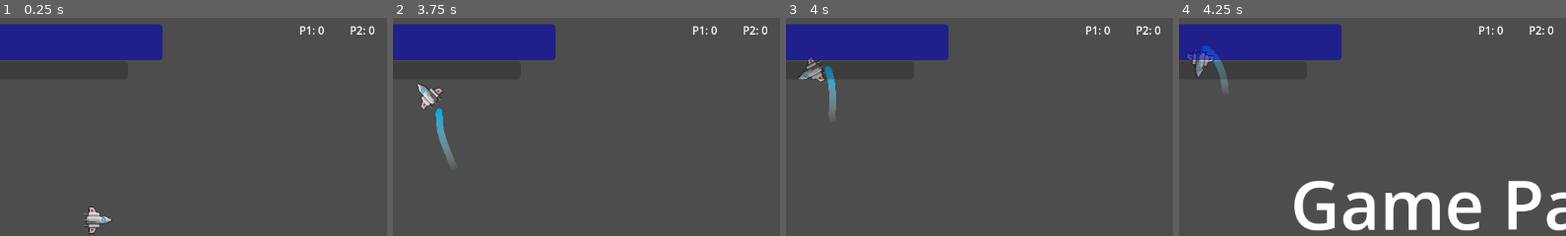
Above: before the commit, frames 1-4 (left to right).
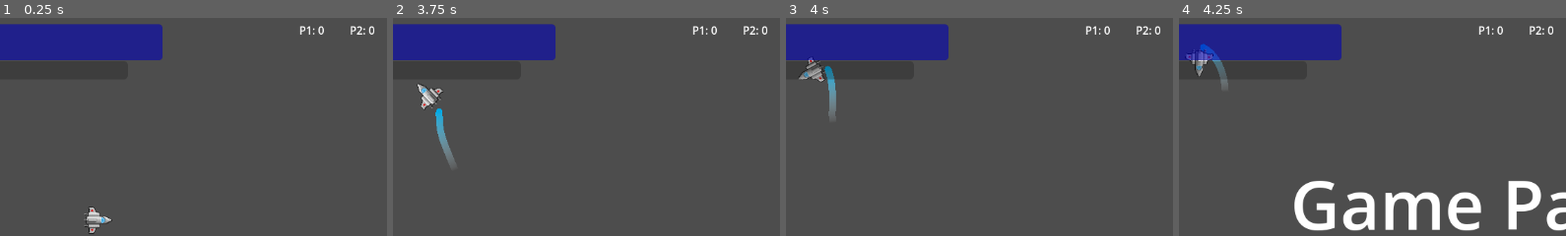
Above: after the commit, the same moments.

Repository: GreatSandwiches/Orbital-Obliteration
Game: Godot game, scene res://Scenes/level.tscn
The game is run twice, just before and just after one commit, with the same random seed, the same clock (stepped at 60 frames per second) and the same inputs.
Inputs:
- Up to frame 1 (0.25 s): no input
- Up to frame 2 (3.75 s): hold Right (ui_right) 0.53-1.28 s; hold Left (ui_left) 1.28-2.03 s; hold Right (ui_right) 2.03-2.78 s; hold Up (ui_up) 2.78-3.53 s; hold Left (ui_left) from 3.53 s (still down)
- Up to frame 3 (4 s): keep holding Left (ui_left)
- Up to frame 4 (4.25 s): keep holding Left (ui_left); tap Escape (ui_cancel) at 4.15 s
The pictures show only the part of the screen within x 8-58%, y 0-50%; the shares and areas given below are measured in that part.

Frames 1-3 are identical in both runs. In frame 4, 0.2% of the frame differs, in the area x 2-10%, y 11-28%.

Commit message:
Adding pause functionality :)

Diff:
--- a/Scenes/level.tscn
+++ b/Scenes/level.tscn
@@ -7,6 +7,7 @@
 [ext_resource type="PackedScene" uid="uid://xwfny7na0w5h" path="res://Scenes/p2_trail.tscn" id="5_vrpef"]
 [ext_resource type="Shader" path="res://Scenes/level.gdshader" id="6_2dmde"]
 [ext_resource type="PackedScene" uid="uid://d2sr2tferkxir" path="res://Scenes/pausemenu.tscn" id="7_jbmpc"]
+[ext_resource type="Script" path="res://Scripts/Pause.gd" id="7_jsaq6"]
 
 [sub_resource type="ShaderMaterial" id="ShaderMaterial_dhv0k"]
 shader = ExtResource("6_2dmde")
@@ -105,5 +106,9 @@
 max_value = 10.0
 show_percentage = false
 
-[node name="PauseMenu" parent="." instance=ExtResource("7_jbmpc")]
+[node name="Pause" type="Node2D" parent="."]
+process_mode = 3
+script = ExtResource("7_jsaq6")
+
+[node name="PauseMenu" parent="Pause" instance=ExtResource("7_jbmpc")]
 visible = false
--- /dev/null
+++ b/Scripts/Pause.gd
@@ -0,0 +1,28 @@
+extends Node2D
+
+var paused = false
+
+
+
+
+
+# Called when the node enters the scene tree for the first time.
+func _ready():
+	$PauseMenu.hide()
+
+
+# Called every frame. 'delta' is the elapsed time since the previous frame.
+func _process(delta):
+
+	#Pause detection
+	if Input.is_action_just_pressed("ui_cancel"):
+		if paused == false:
+			print("paused")
+			paused = true
+			get_tree().paused = true
+			$PauseMenu.show()
+		else:
+			get_tree().paused = false
+			print("unpaused")
+			paused = false
+			$PauseMenu.hide()
--- a/Scripts/level.gd
+++ b/Scripts/level.gd
@@ -5,7 +5,7 @@
 var paused = false
 
 func _ready():
-	$PauseMenu.hide()
+
 	CameraLimits.set_limits(camera.limit_left, camera.limit_right, camera.limit_top, camera.limit_bottom)
 
 func _process(delta):
@@ -18,17 +18,3 @@
 
 	if global.p1_score == 3 or global.p2_score == 3:
 		get_tree().change_scene_to_file("res://Scenes/end_screen.tscn")
-
-
-
-	if Input.is_action_pressed("ui_cancel"):
-		if paused == false:
-			print("paused")
-			paused = true
-			get_tree().paused = true
-			$PauseMenu.show()
-		else:
-			print("unpaused")
-			paused = false
-			get_tree().paused = false
-			$PauseMenu.hide()
Not shown: 1 places in Scenes/level.tscn that only renumber resources
